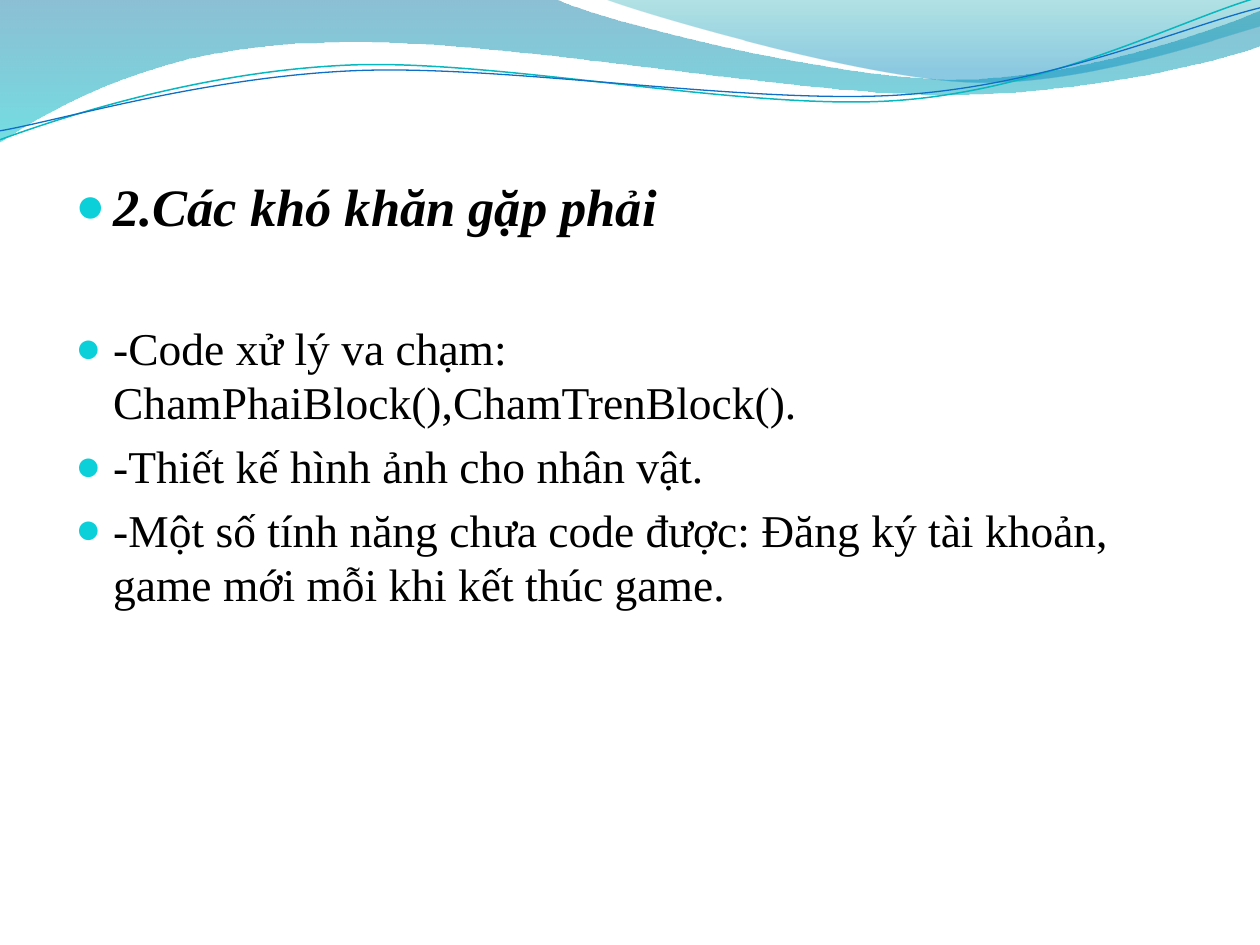
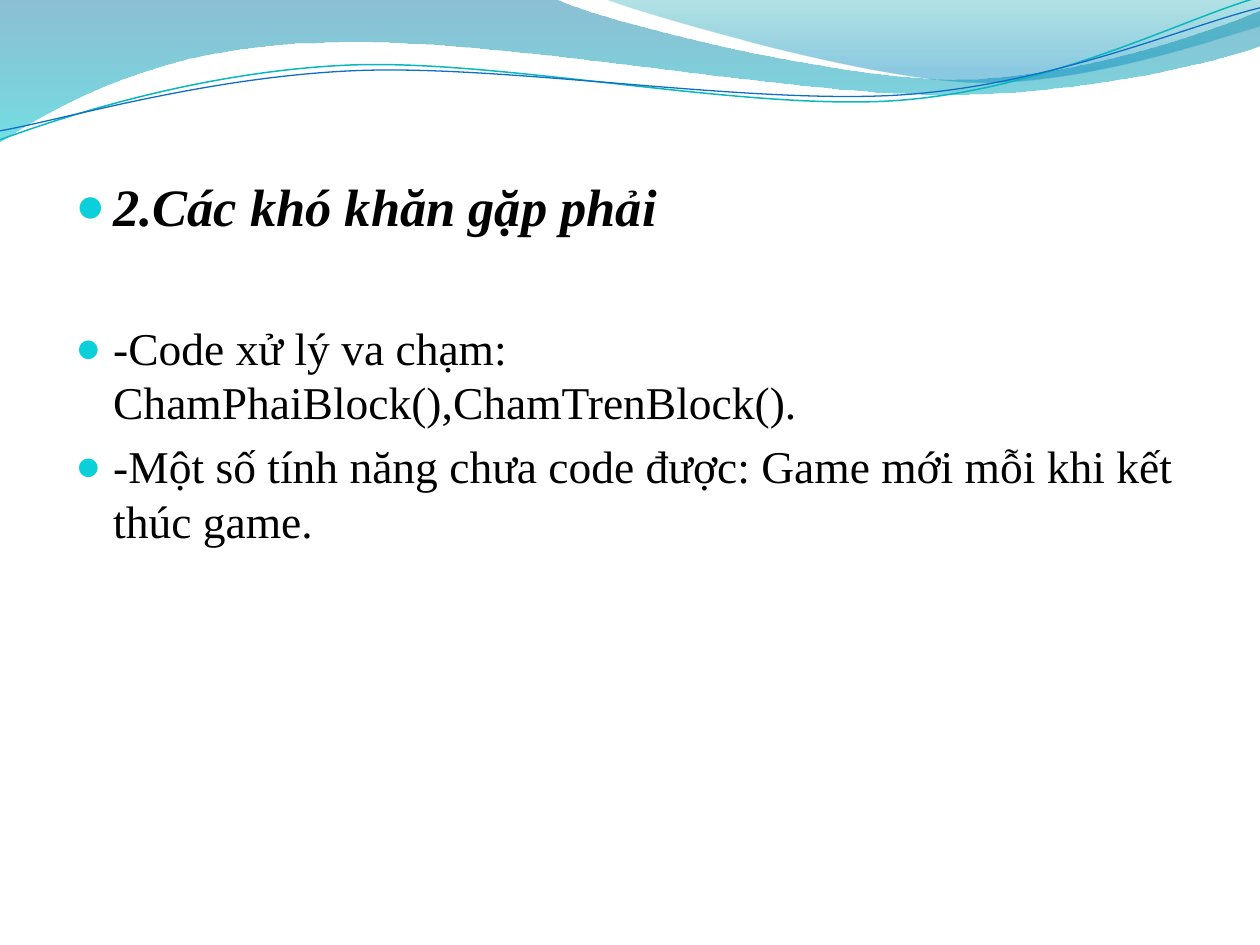
Before and after one commit to huynhle98/DoAn1, a slide deck: slide 20 of BÁO CÁO ĐỒ ÁN 1.pptx. Drawn at 1260x945 pixels with LibreOffice and Linux fonts; fonts in the diff are those of the drawing; background and template pictures are left out. Boxes give left, top, right and bottom in pixels: in the first picture for what was removed or moved away, otherwise in the second. Text is boxed around its words. In the diff, an @@ line names an element or a change of style, - is before the commit and + after.

```diff
--- a/BÁO CÁO ĐỒ ÁN 1.pptx
+++ b/BÁO CÁO ĐỒ ÁN 1.pptx
@@ text at bbox=[113, 449, 1172, 547]: text changed @@
-● -Thiết kế hình ảnh cho nhân vật.
-● -Một số tính năng chưa code được: Đăng ký tài khoản, game mới mỗi khi kết thúc game.
+● -Một số tính năng chưa code được: Game mới mỗi khi kết thúc game.
```
Also in this commit, not shown: 4 other slides changed, 1 slide added, 1 other file.
